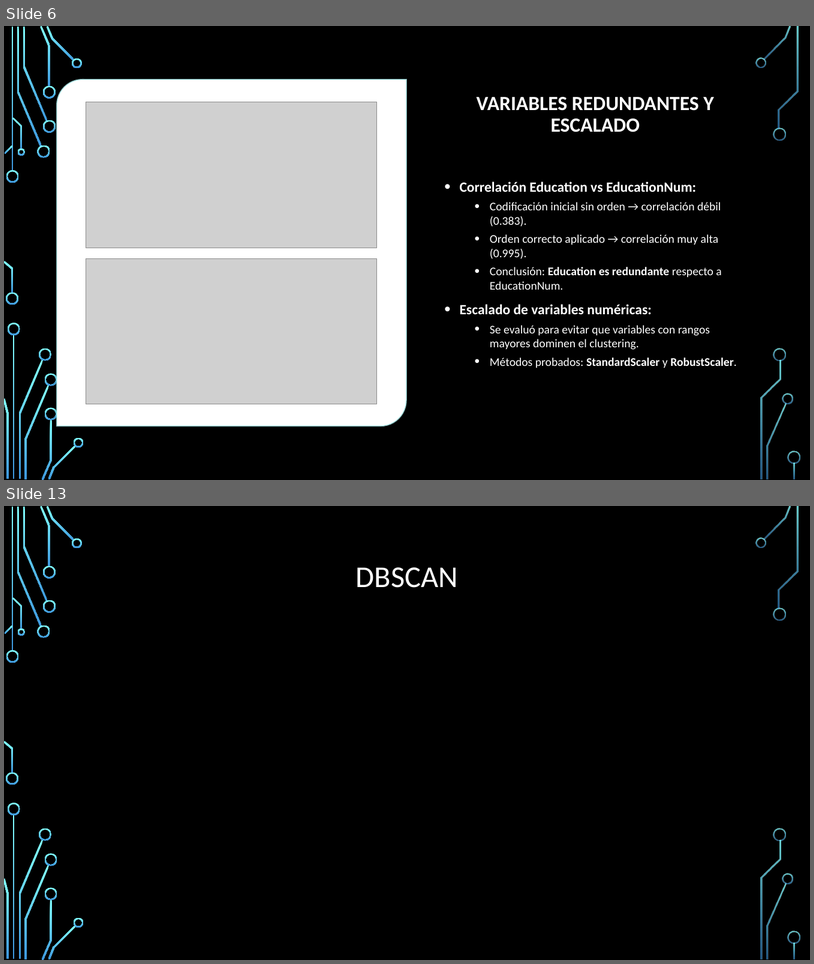
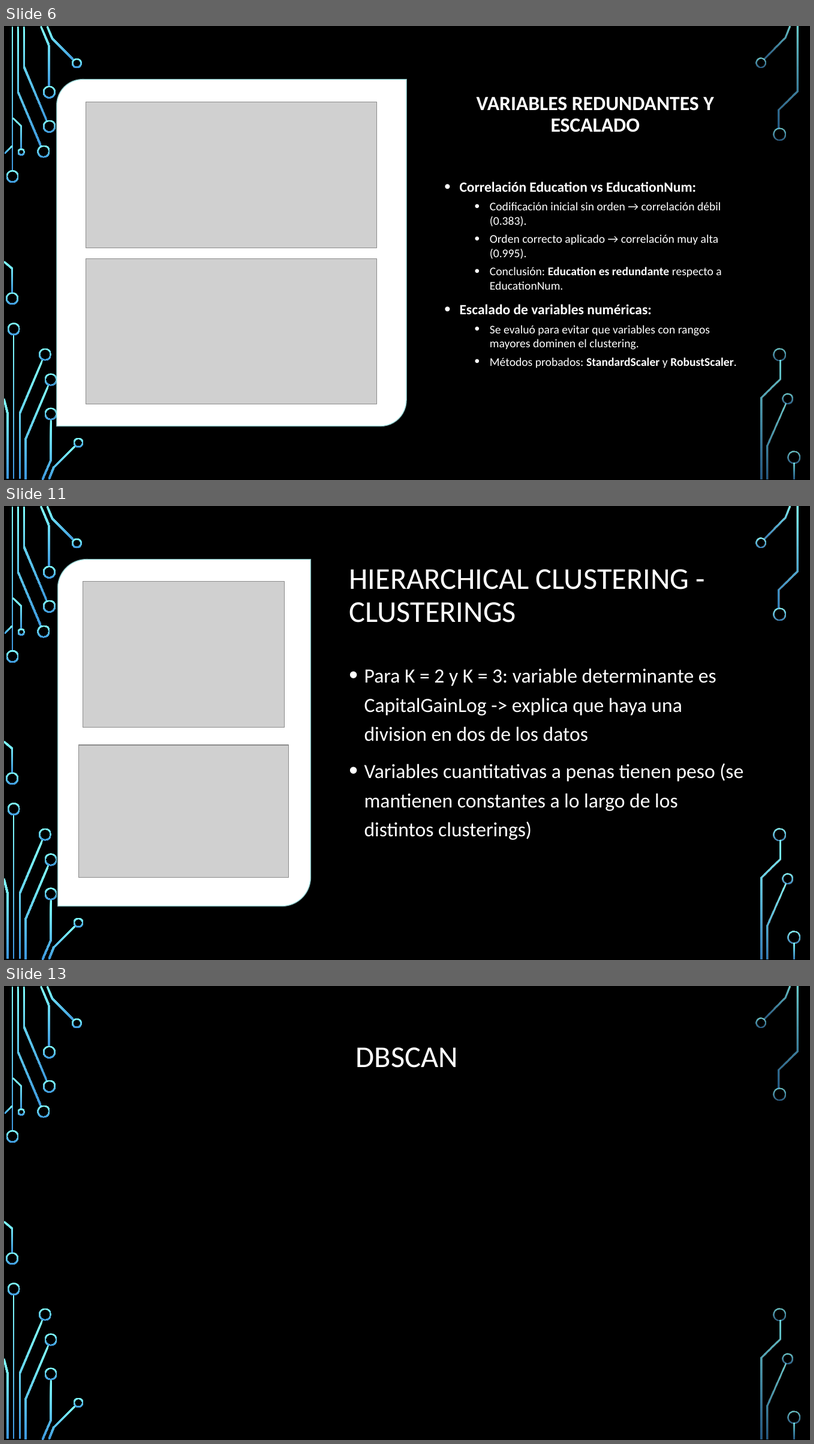
Before and after one commit to lauragagonzalez/Aprendizaje-Autom-tico, a slide deck: MACHINE LEARNING.pptx. Shown one above the other, each under a label of ours: slides 6 and 13 before the commit, slides 6, 11 and 13 after it; the slides between them are not shown. The pictures are 814x964 and 814x1444 pixels, drawn with LibreOffice and Linux fonts; fonts in the diff are those of the drawing; grey boxes stand for pictures; background and template pictures are left out. Boxes give left, top, right and bottom in pixels: in the first picture for what was removed or moved away, otherwise in the second. Text is boxed around its words. In the diff, an @@ line names an element or a change of style, - is before the commit and + after.

```diff
--- a/MACHINE LEARNING.pptx
+++ b/MACHINE LEARNING.pptx
@@ slide 11 added at box(4, 506, 810, 960), background picture (left out); not listed: 36 template elements that a slide beside it also shows @@
@@ round diag rect added at box(58, 559, 311, 905), fill #FFFFFF, outline #B4FFFF 1.5 pt @@
@@ title added at box(349, 569, 689, 622), 36 pt, text #FFFFFF @@
+HIERARCHICAL CLUSTERING - CLUSTERINGS
@@ picture added at box(83, 581, 285, 727) @@
@@ text added at box(365, 668, 744, 840), 24 pt, text #FFFFFF @@
+• Para K = 2 y K = 3: variable determinante es CapitalGainLog -> explica que haya una division en dos de los datos
+• Variables cuantitativas a penas tienen peso (se mantienen constantes a lo largo de los distintos clusterings)
@@ picture added at box(78, 745, 289, 877) @@
@@ group added at box(4, 506, 801, 960): 33 freeform shapes, 3 rectangles @@
```
Also in this commit, not shown: 6 slides changed, 1 slide removed.
